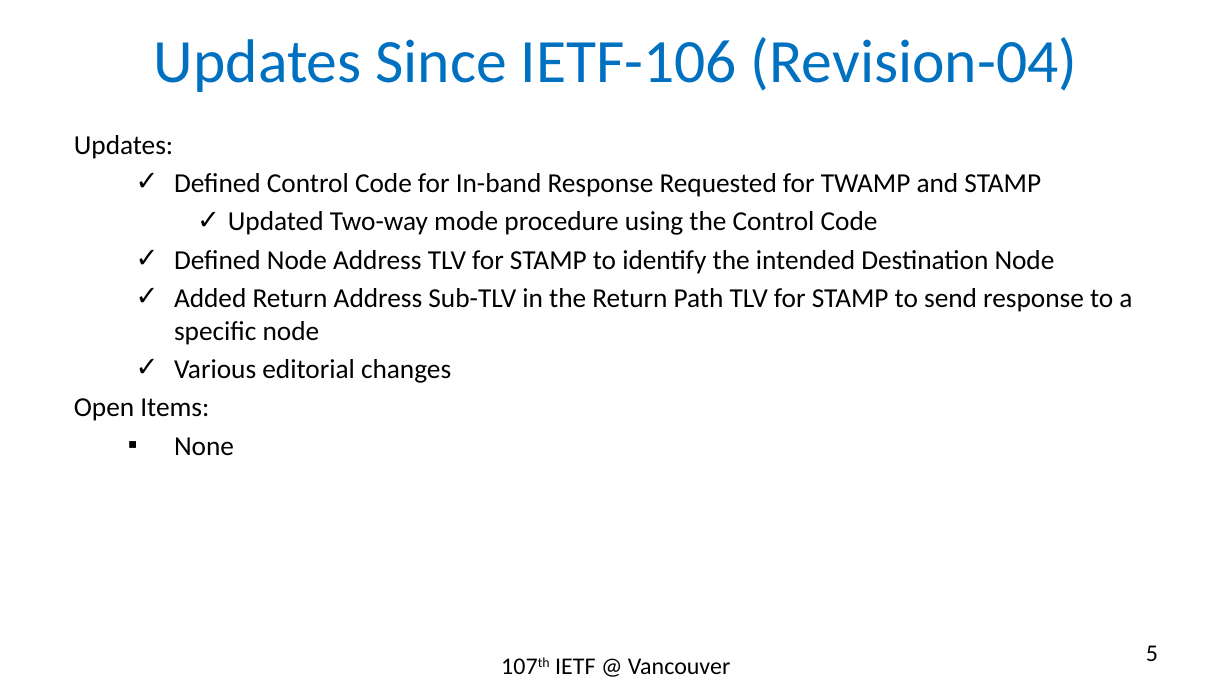
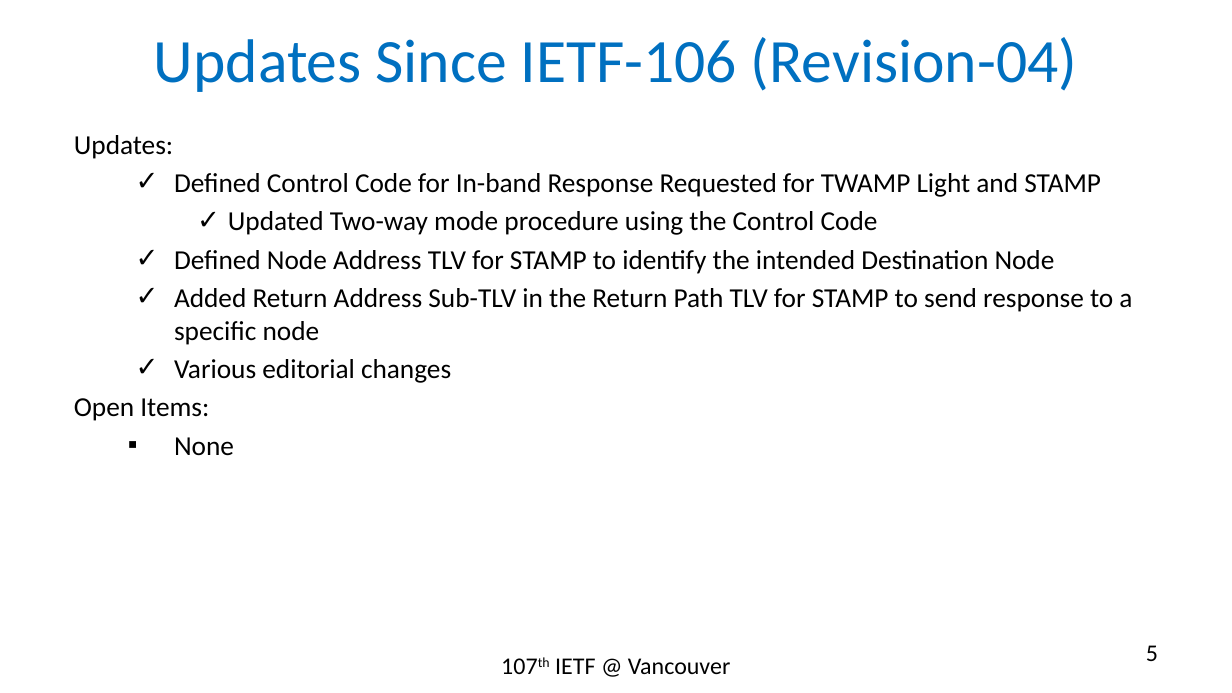
Before and after one commit to rakgandhi/ietf-slides, a slide deck: slide 5 of draft-gandhi-spring-twamp-srpm-07.pptx. Drawn at 1232x693 pixels with LibreOffice and Linux fonts; fonts in the diff are those of the drawing. Boxes give left, top, right and bottom in pixels: in the first picture for what was removed or moved away, otherwise in the second. Text is boxed around its words. In the diff, an @@ line names an element or a change of style, - is before the commit and + after.

```diff
--- a/draft-gandhi-spring-twamp-srpm-07.pptx
+++ b/draft-gandhi-spring-twamp-srpm-07.pptx
@@ text at (174, 173, 1101, 197): text changed @@
-  ✓ Defined Control Code for In-band Response Requested for TWAMP and STAMP
+  ✓ Defined Control Code for In-band Response Requested for TWAMP Light and STAMP
```
Also in this commit, not shown: 8 other slides changed.
